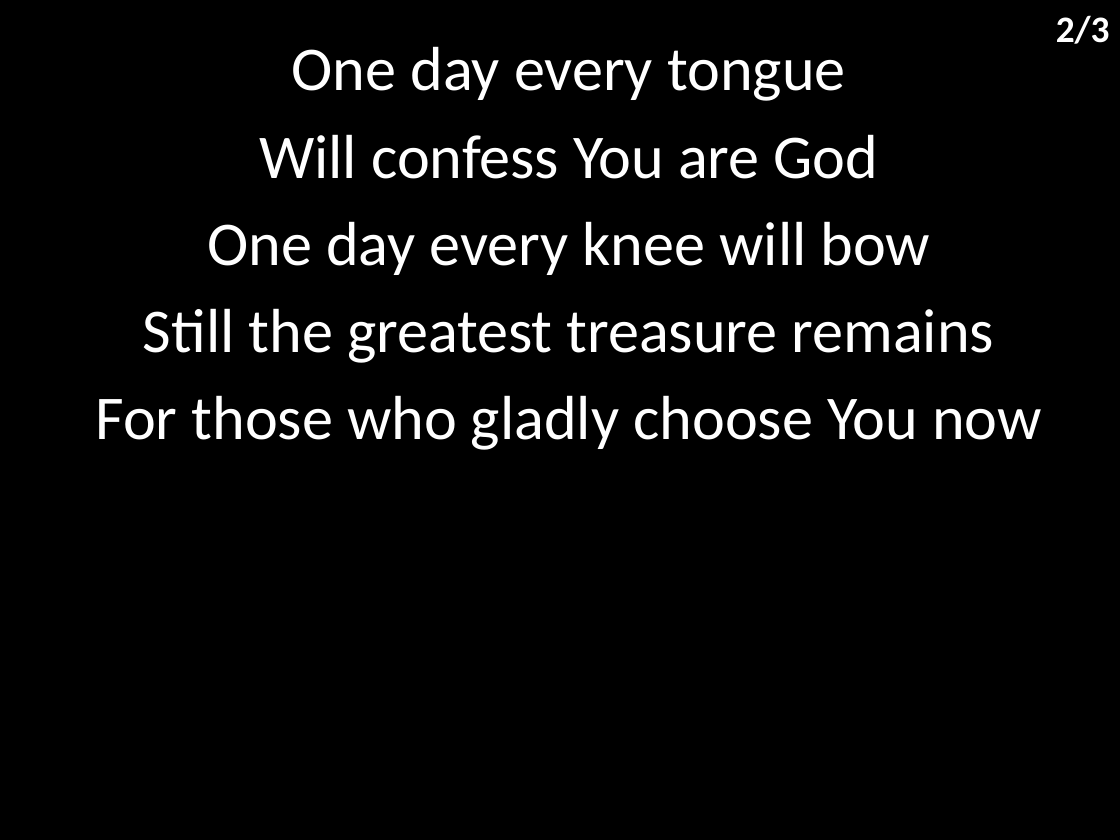
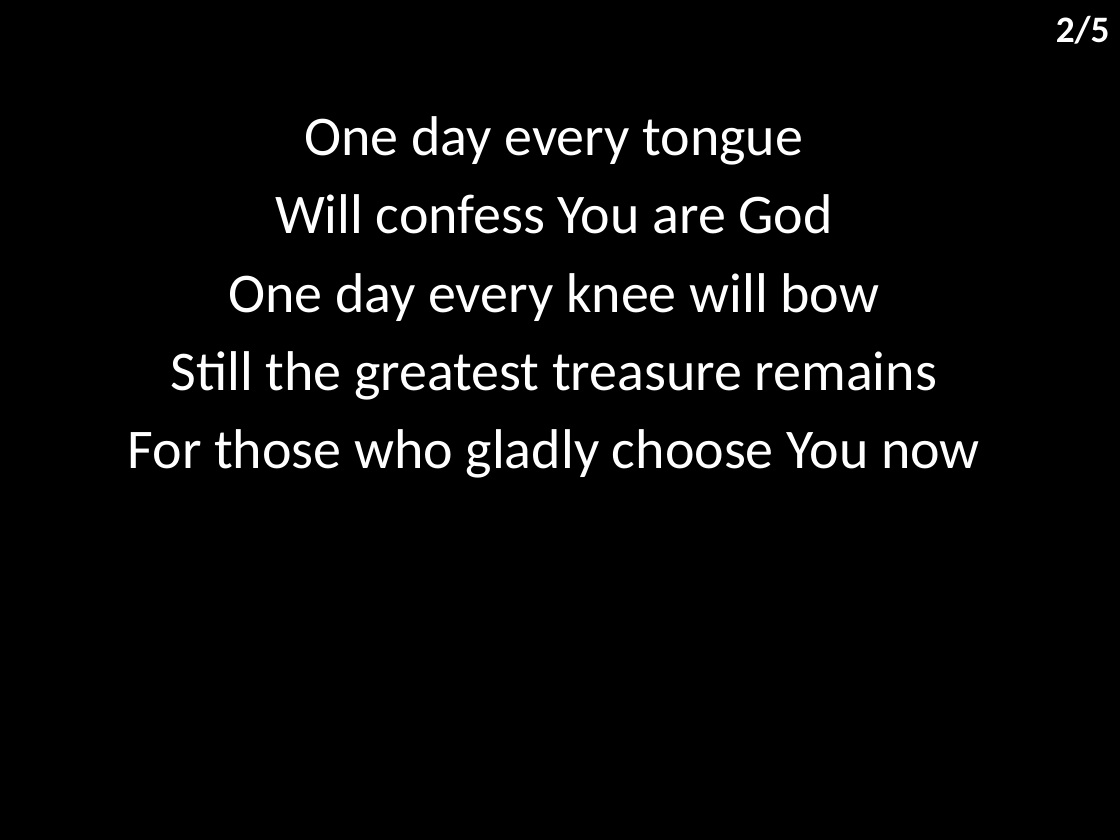
Before and after one commit to hoo-are-ya/worship, a slide deck: slide 3 of docs/songs/come now is the time.pptx. Drawn at 1120x840 pixels with LibreOffice and Linux fonts; fonts in the diff are those of the drawing. Boxes give left, top, right and bottom in pixels: in the first picture for what was removed or moved away, otherwise in the second. Text is boxed around its words. In the diff, an @@ line names an element or a change of style, - is before the commit and + after.

```diff
--- a/docs/songs/come now is the time.pptx
+++ b/docs/songs/come now is the time.pptx
@@ text at (x1=1056, y1=15, x2=1110, y2=44): text changed @@
-2/3
+2/5
@@ subtitle "One day every tongue" moved from (x1=96, y1=46, x2=1042, y2=450) to (x1=128, y1=116, x2=980, y2=478) @@
@@ subtitle "One day every tongue" at (x1=128, y1=116, x2=980, y2=478): size 40 to 36 pt @@
```
Also in this commit, not shown: 2 other slides changed, 2 slides added, 6 other files.
